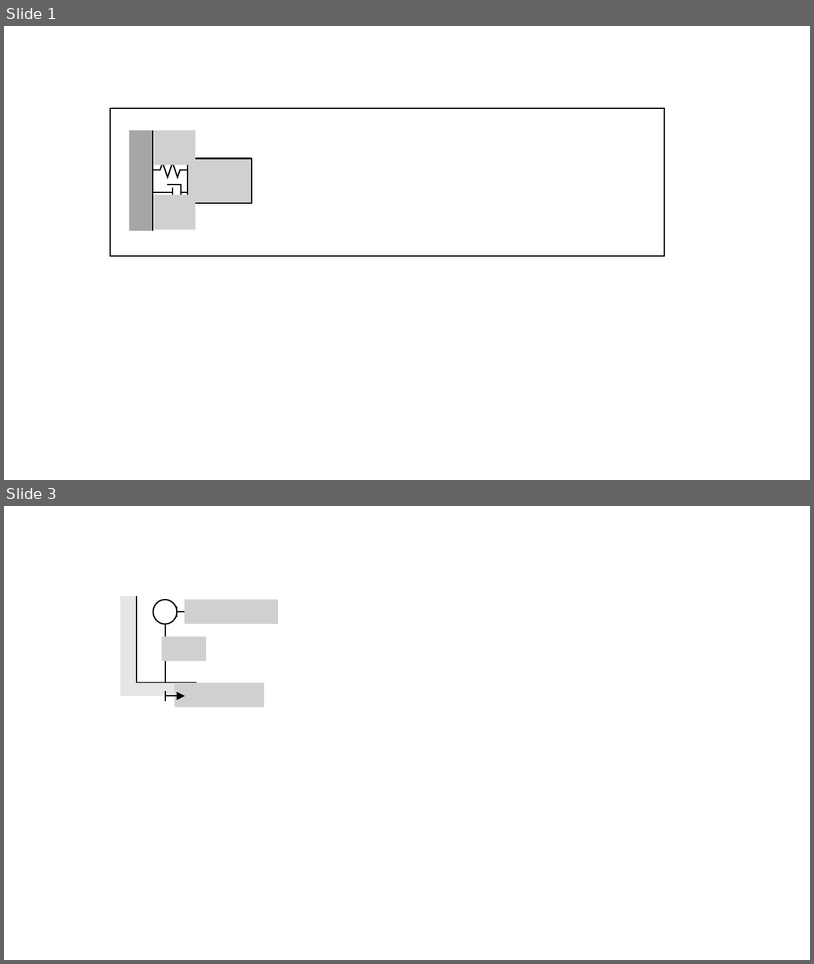
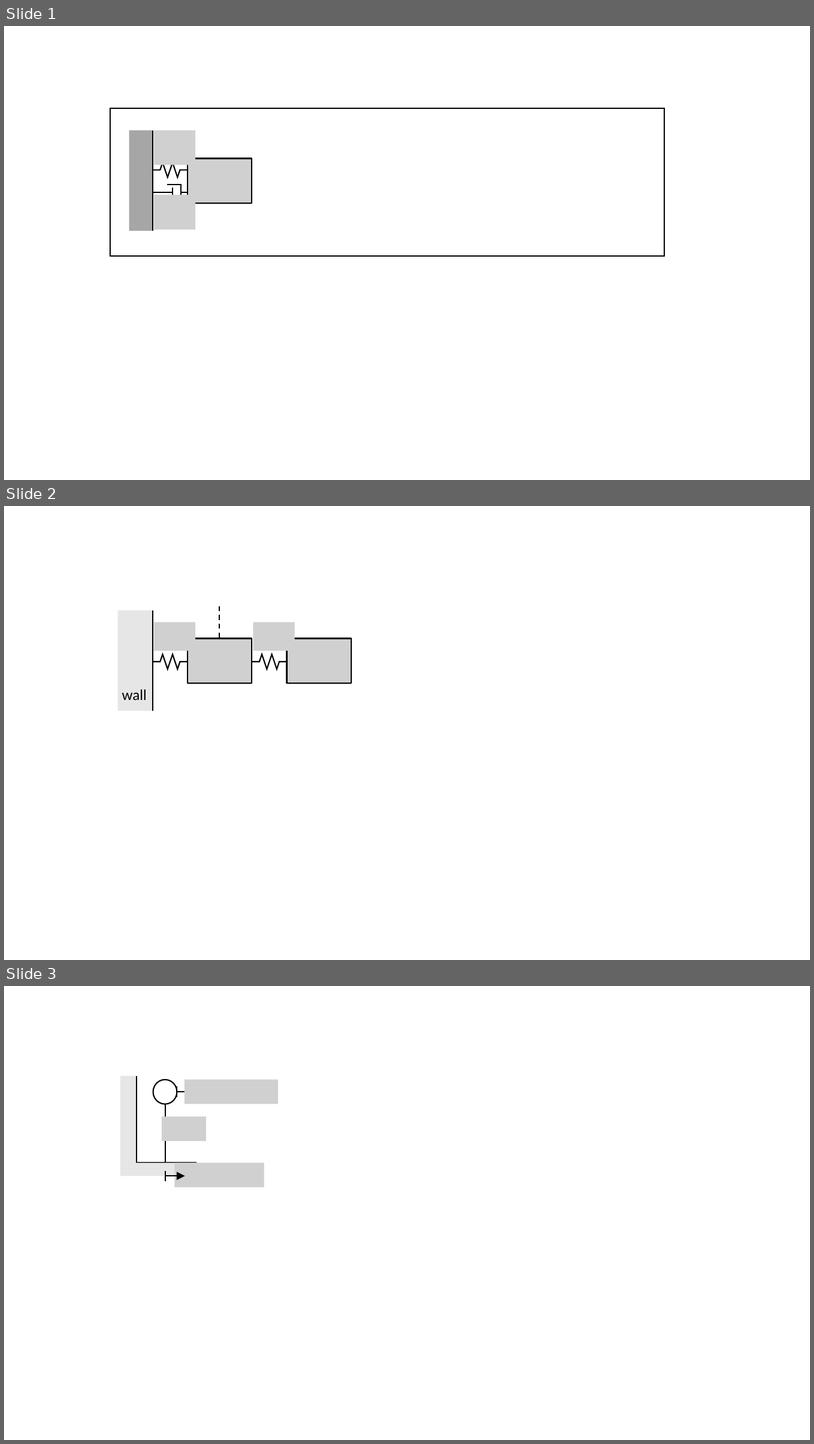
Before and after one commit to chrystalchern/mdof, a slide deck: notebooks/figures/figures.pptx. Shown one above the other, each under a label of ours: slides 1 and 3 before the commit, slides 1, 2 and 3 after it; the slides between them are not shown. The pictures are 814x964 and 814x1444 pixels, drawn with LibreOffice and Linux fonts; fonts in the diff are those of the drawing; grey boxes stand for pictures. Boxes give left, top, right and bottom in pixels: in the first picture for what was removed or moved away, otherwise in the second. Text is boxed around its words. In the diff, an @@ line names an element or a change of style, - is before the commit and + after.

```diff
--- a/notebooks/figures/figures.pptx
+++ b/notebooks/figures/figures.pptx
@@ slide 2 added at bbox=[4, 506, 810, 960], background #FFFFFF @@
@@ rectangle added at bbox=[118, 610, 153, 711], fill #E7E6E6 @@
@@ line added from (153, 610) to (153, 711), #000000 1.5 pt @@
@@ line added from (219, 606) to (219, 639), #000000 1.5 pt dashed @@
@@ picture added at bbox=[154, 622, 196, 651] @@
@@ picture added at bbox=[253, 622, 295, 651] @@
@@ picture added at bbox=[188, 639, 252, 683] @@
@@ picture added at bbox=[287, 639, 352, 683] @@
@@ freeform shape added at bbox=[153, 654, 188, 669], outline #000000 1.5 pt @@
@@ freeform shape added at bbox=[252, 654, 287, 669], outline #000000 1.5 pt @@
@@ text added at bbox=[122, 689, 147, 700], 18 pt, text #000000 @@
+wall
```
Also in this commit, not shown: 1 slide removed, 53 other files.
